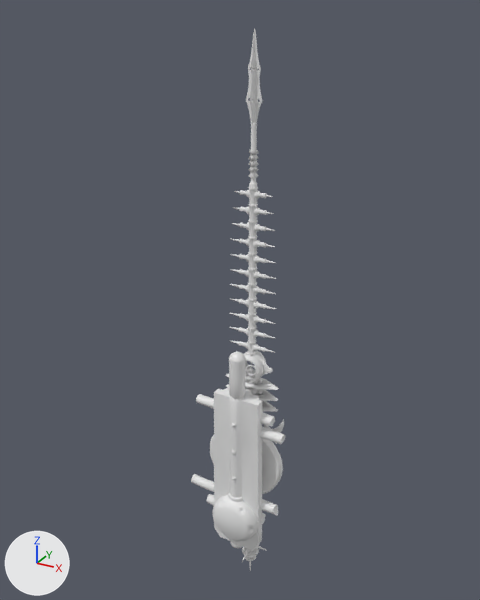
The FBX model Binary_DX11/Client/Bin/Resources/Models/Monster/Boss/Raxasia/Raxasia_Shield01.fbx as it was, and as the next commit left it.
Before and after are seen from a camera (50 mm lens) standing at (1.28, -2.45, 2.05) and looking at (-0.07, 0.0, 0.82). Lighting does not change. The marker at lower left points along +X, +Y and +Z. Materials are left out; every surface is plain grey. Vertices at the same position are counted once.

The older version as bpy lines, for what is in view:
```python
me_sk_wp_mob_raxasia_01_shield_broken_md = bpy.data.meshes.new('SK_WP_MOB_Raxasia_01_Shield_Broken.md')
me_sk_wp_mob_raxasia_01_shield_broken_md.from_pydata(...)  # 1372 vertices, 2529 faces; spans x -0.28..0.226, y -0.219..0.021, z -0.496..0.634
me_sk_wp_mob_raxasia_01_shield_broken_md.materials.append(mat_mi_wp_mob_raxasia_01a_shield_broken)
me_sk_wp_mob_raxasia_01_sword_broken_md = bpy.data.meshes.new('SK_WP_MOB_Raxasia_01_Sword_Broken.md')
me_sk_wp_mob_raxasia_01_sword_broken_md.from_pydata(...)  # 5777 vertices, 10977 faces; spans x -0.18..0.18, y -0.09..0.06, z -0.8..1.98
me_sk_wp_mob_raxasia_01_sword_broken_md.materials.append(mat_mi_wp_mob_raxasia_01b_sword)
ob_sk_wp_mob_raxasia_01_shield_broken_mo = bpy.data.objects.new('SK_WP_MOB_Raxasia_01_Shield_Broken.mo', me_sk_wp_mob_raxasia_01_shield_broken_md)
ob_sk_wp_mob_raxasia_01_shield_broken_mo.location = (0.0, 0.0, 0.0)
ob_sk_wp_mob_raxasia_01_sword_broken_mo = bpy.data.objects.new('SK_WP_MOB_Raxasia_01_Sword_Broken.mo', me_sk_wp_mob_raxasia_01_sword_broken_md)
ob_sk_wp_mob_raxasia_01_sword_broken_mo.location = (0.0, 0.0, 0.0)
```
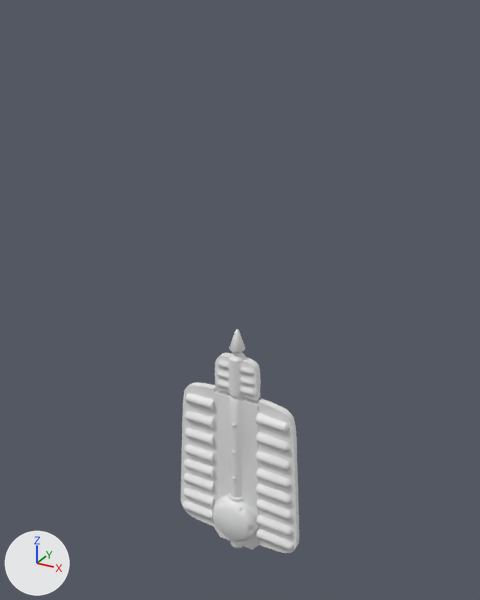
Pixel boxes (x1, y1, x2, y2) of what changed, in the pictures (480 x 600 px; the box of a moved part takes in the faces that stretch with it):
'SK_WP_MOB_Raxasia_01_Shield_Broken.mo', reshaped (25% wider, 12% taller): before (191, 351, 285, 550); after (181, 329, 299, 553)
'SK_WP_MOB_Raxasia_01_Sword_Broken.mo', deleted: before (226, 28, 284, 571)
part 1 of me_sk_wp_mob_raxasia_01_shield_broken_md, rebuilt (161% wider): before (229, 351, 246, 398); after (215, 353, 261, 401)
part 2 of me_sk_wp_mob_raxasia_01_shield_broken_md, added: after (181, 382, 217, 527)
part 3 of me_sk_wp_mob_raxasia_01_shield_broken_md, added: after (256, 398, 299, 553)
part 4 of me_sk_wp_mob_raxasia_01_shield_broken_md, added: after (229, 329, 245, 356)
part 5 of me_sk_wp_mob_raxasia_01_shield_broken_md, moved or reshaped: before (191, 474, 278, 541); after (218, 477, 246, 541)
part 6 of me_sk_wp_mob_raxasia_01_shield_broken_md, moved or reshaped: before (196, 394, 285, 455); after (231, 397, 245, 454)

Patch to the scene script:
```diff
--- a/Binary_DX11/Client/Bin/Resources/Models/Monster/Boss/Raxasia/Raxasia_Shield01.fbx.py
+++ b/Binary_DX11/Client/Bin/Resources/Models/Monster/Boss/Raxasia/Raxasia_Shield01.fbx.py
@@ me_sk_wp_mob_raxasia_01_shield_broken_md @@
 # used by ob_sk_wp_mob_raxasia_01_shield_broken_mo; location = (0.0, 0.0, 0.0)
-me_sk_wp_mob_raxasia_01_shield_broken_md.from_pydata(...)  # 1372 vertices, 2529 faces; spans x -0.28..0.226, y -0.219..0.021, z -0.496..0.634
+me_sk_wp_mob_raxasia_01_shield_broken_md.from_pydata(...)  # 1938 vertices, 3639 faces; spans x -0.333..0.333, y -0.219..0.021, z -0.496..0.754
+# me_sk_wp_mob_raxasia_01_shield_broken_md part 1: the loose piece of 66 vertices spanning x -0.037..0.037, y -0.18..-0.105, z 0.413..0.634 is rebuilt with 180 vertices and now spans x -0.109..0.109, y -0.181..-0.104, z 0.414..0.626
+# me_sk_wp_mob_raxasia_01_shield_broken_md part 2: a new loose piece of 236 vertices spanning x -0.333..-0.117, y -0.185..-0.084, z -0.415..0.42
+# me_sk_wp_mob_raxasia_01_shield_broken_md part 3: a new loose piece of 236 vertices spanning x 0.117..0.333, y -0.185..-0.084, z -0.415..0.42
+# me_sk_wp_mob_raxasia_01_shield_broken_md part 4: a new loose piece of 67 vertices spanning x -0.037..0.037, y -0.178..-0.105, z 0.609..0.754
+# me_sk_wp_mob_raxasia_01_shield_broken_md part 5: 43 vertices moved from x -0.21..0.177, y -0.15..-0.087, z -0.49..-0.173 to x -0.279..0.279, y -0.15..-0.088, z -0.493..-0.173; 151 vertices removed from x -0.28..0.209, y -0.196..0.005, z -0.496..-0.032; 107 vertices added at x -0.279..0.279, y -0.194..0.005, z -0.496..-0.032
+# me_sk_wp_mob_raxasia_01_shield_broken_md part 6: 44 vertices moved from x -0.232..0.225, y -0.141..-0.09, z 0.197..0.329 to x -0.232..0.232, y -0.139..-0.09, z 0.199..0.329; 135 vertices removed from x -0.232..0.226, y -0.187..-0.035, z 0.102..0.407; 92 vertices added at x -0.232..0.232, y -0.184..-0.036, z 0.107..0.407
@@ ob_sk_wp_mob_raxasia_01_sword_broken_mo @@
-ob_sk_wp_mob_raxasia_01_sword_broken_mo = bpy.data.objects.new('SK_WP_MOB_Raxasia_01_Sword_Broken.mo', me_sk_wp_mob_raxasia_01_sword_broken_md)
-ob_sk_wp_mob_raxasia_01_sword_broken_mo.location = (0.0, 0.0, 0.0)
```
